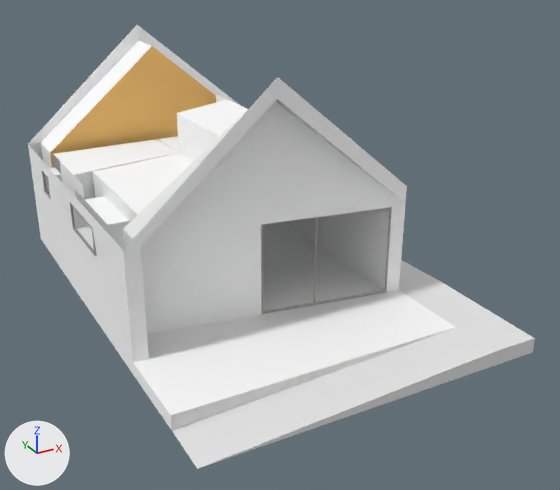
The Blender file Asset Sources/Materiały Domek Praca Inżynierska/nieobrobionydomek_part_2.blend: old version first, new version second.
Before and after are seen from a 50 mm camera at (-248.0, -573.0, 289.0) aimed at (29.0, -68.0, 37.0). The lights are fixed; the arrows at lower left show +X, +Y and +Z. The same objects are shown in both versions, whatever each file hides.

Script lines for the objects in view, before the commit:
```python
me_id1058 = bpy.data.meshes.new('ID1058')
me_id1058.from_pydata(...)  # 690 vertices, 505 faces, 20 loose edges; spans x -92.0..170.0, y -266.0..149.0, z -65.0..128.0
me_id1058.materials.append(mat_farba_1)  # white #ffffff
me_id1058.materials.append(mat_color_000)  # white #ffffff
me_id1058.materials.append(mat_material)  # white #ffffff
me_id1058.materials.append(mat_arroway_de_boards_01_d100)  # white #e7e7e7
me_id1058.materials.append(mat_color_006)  # grey #818181
me_id1058.materials.append(mat_color_c07)  # orange #ffcb7a
me_id1058.materials.append(mat_farba_3)  # grey #a2a2a2
me_id1058.materials.append(mat_translucent_glass_gray_2)  # white #ffffff
me_id1058.materials.append(mat_fencing_mesh_blue)  # white #e7e7e7
ob_glowa_czesc_domu = bpy.data.objects.new('glowa czesc domu', me_id1058)
ob_glowa_czesc_domu.location = (-27.6, 27.6, 59.5)
```
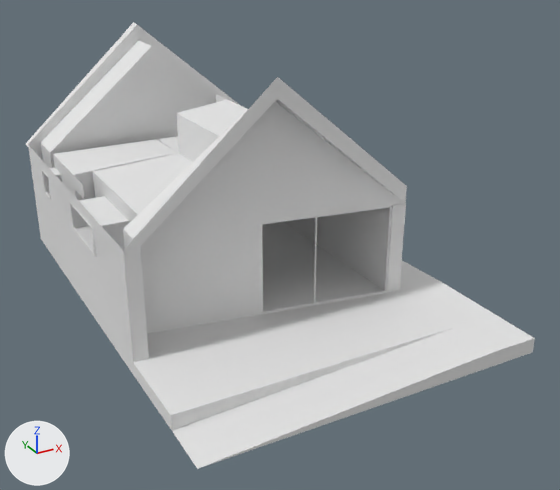
The change, as JSON lines over the scene's bpy script:
```json
{"block": "me_id1058", "where": "# used by ob_glowa_czesc_domu; location = (-27.6, 27.6, 59.5)"}
{"op": "remove", "block": "me_id1058", "code": "me_id1058.from_pydata(...)  # 690 vertices, 505 faces, 20 loose edges; spans x -92.0..170.0, y -266.0..149.0, z -65.0..128.0"}
{"op": "remove", "block": "me_id1058", "code": "me_id1058.materials.append(mat_color_006)  # grey #818181"}
{"op": "remove", "block": "me_id1058", "code": "me_id1058.materials.append(mat_fencing_mesh_blue)  # white #e7e7e7"}
{"op": "add", "block": "me_id1058", "code": "me_id1058.from_pydata(...)  # 739 vertices, 549 faces, 18 loose edges; spans x -92.0..170.0, y -266.0..149.0, z -65.0..129.0"}
{"block": "me_id1058", "change": "me_id1058 part 1: 5 vertices removed from x 16.0..120.0, y -156.0..-139.0, z -54.0..-53.0; 34 vertices added at x 16.0..170.0, y -159.0..-23.0, z -59.0..20.0"}
{"block": "me_id1058", "change": "me_id1058 part 2: 2 vertices moved within x -90.0, y 42.0, z 18.0; 5 vertices removed from x -90.0..-80.0, y -88.0..-28.0, z -3.0; 25 vertices added at x -92.0..132.0, y -86.0..121.0, z -65.0..129.0"}
{"block": "me_id1058", "change": "me_id1058 part 3: 303 faces spanning x -92.0..131.0, y -159.0..149.0, z -65.0..128.0 switch from mat_farba_1 (white #ffffff) to mat_arroway_de_boards_01_d100 (white #e7e7e7)"}
{"block": "me_id1058", "change": "me_id1058 part 4: 13 faces spanning x -91.0..131.0, y -159.0..111.0, z -64.0..128.0 switch from mat_color_000 (white #ffffff) to mat_arroway_de_boards_01_d100 (white #e7e7e7)"}
{"block": "me_id1058", "change": "me_id1058 part 5: 8 faces spanning x -91.0..170.0, y -266.0..39.0, z -65.0..32.0 switch from mat_material (white #ffffff) to mat_arroway_de_boards_01_d100 (white #e7e7e7)"}
{"block": "me_id1058", "change": "me_id1058 part 6: 2 faces spanning x -80.0..120.0, y 75.0, z -64.0..114.0 switch from mat_color_c07 (orange #ffcb7a) to mat_arroway_de_boards_01_d100 (white #e7e7e7)"}
{"block": "me_id1058", "change": "me_id1058 part 7: 61 faces spanning x -92.0..60.0, y -147.0..64.0, z -52.0..32.0 switch from mat_farba_3 (grey #a2a2a2) to mat_arroway_de_boards_01_d100 (white #e7e7e7)"}
{"block": "me_id1058", "change": "me_id1058 part 8: 9 faces spanning x -92.0..131.0, y 43.0..111.0, z -64.0..128.0 switch from mat_translucent_glass_gray_2 (white #ffffff) to mat_arroway_de_boards_01_d100 (white #e7e7e7)"}
```

What differs and where, as boxes (x1, y1, x2, y2) in the pictures (560 x 490 px):
```json
{"object": "glowa czesc domu", "change": "reshaped", "before": [28, 25, 535, 469], "after": [26, 22, 535, 469]}
{"part": 1, "of": "me_id1058", "change": "built on", "before": [134, 204, 455, 415], "after": [134, 204, 455, 415]}
{"part": 2, "of": "me_id1058", "change": "built on", "before": [48, 177, 134, 375], "after": [26, 22, 137, 330]}
{"part": 3, "of": "me_id1058", "change": "recoloured", "before": [28, 37, 405, 363], "after": [28, 37, 405, 363]}
{"part": 4, "of": "me_id1058", "change": "recoloured", "before": [41, 77, 407, 284], "after": [41, 77, 407, 284]}
{"part": 5, "of": "me_id1058", "change": "recoloured", "before": [93, 172, 172, 430], "after": [93, 172, 172, 430], "on screen": "white to grey"}
{"part": 6, "of": "me_id1058", "change": "recoloured", "before": [50, 46, 216, 168], "after": [50, 46, 216, 168], "on screen": "orange to grey"}
{"part": 7, "of": "me_id1058", "change": "recoloured", "before": [42, 154, 317, 312], "after": [42, 154, 317, 312]}
{"part": 8, "of": "me_id1058", "change": "recoloured", "before": [29, 25, 240, 199], "after": [29, 25, 240, 199], "on screen": "white to grey"}
```
